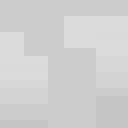
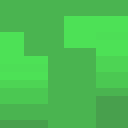
Layered file, before and after one edit (128x128). Changes by layer:
hid group "Pure" (2 layers) over [left=0, top=0, right=128, bottom=128]
added group "Terra" with 2 layers above "Ignis" over [left=0, top=0, right=128, bottom=128]
added layer "Layer 1" (2nd of 6, in "Terra") in group "Terra" over [left=0, top=0, right=128, bottom=128]
